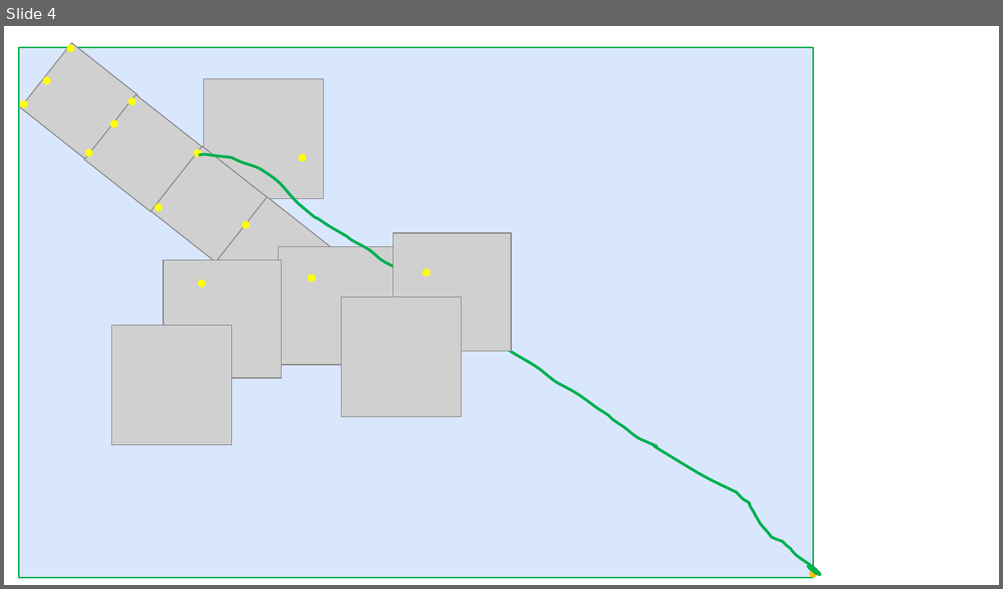
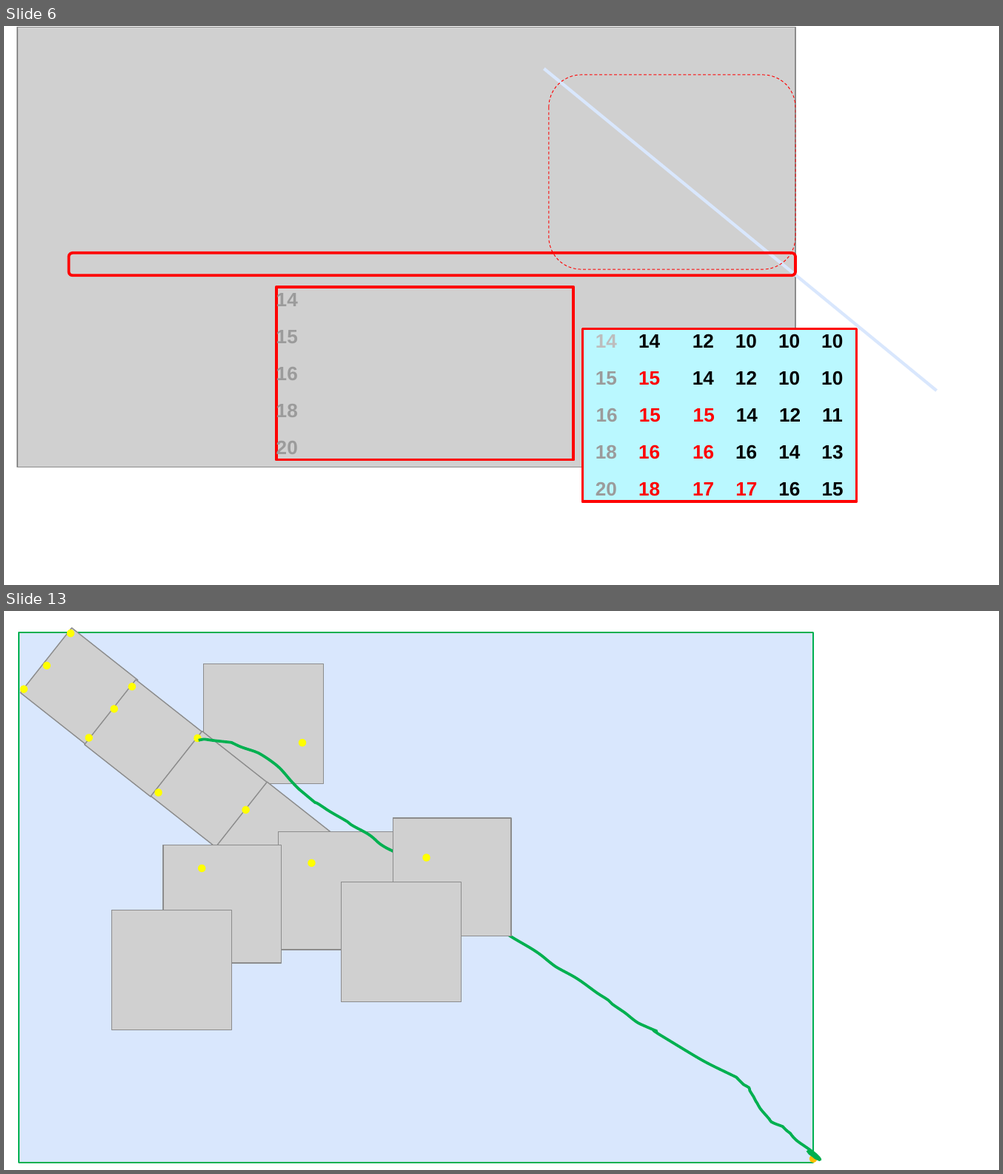
Before and after one commit to JCMoure/TiledWFA, a slide deck: TiledWFA.pptx. Shown one above the other, each under a label of ours: slide 4 before the commit, slides 6 and 13 after it; the slides between them are not shown. The pictures are 1003x589 and 1003x1174 pixels, drawn with LibreOffice and Linux fonts; fonts in the diff are those of the drawing; grey boxes stand for pictures; background and template pictures are left out. Boxes give left, top, right and bottom in pixels: in the first picture for what was removed or moved away, otherwise in the second. Text is boxed around its words. In the diff, an @@ line names an element or a change of style, - is before the commit and + after.

```diff
--- a/TiledWFA.pptx
+++ b/TiledWFA.pptx
@@ slide 6 added at bbox=[4, 26, 999, 585], background picture (left out) @@
@@ picture added at bbox=[17, 27, 794, 468] @@
@@ line added from (936, 391) to (544, 69), #D9E7FD 2.25 pt @@
@@ rounded rectangle added at bbox=[549, 75, 796, 269], outline #FF0000 0.5 pt dashed @@
@@ rounded rectangle added at bbox=[68, 252, 794, 275], outline #FF0000 2 pt @@
@@ rectangle added at bbox=[276, 287, 574, 460], outline #FF0000 2 pt, 14 pt, text #9B9B9B, bold @@
+14
+15
+16
+18
+20
@@ rectangle added at bbox=[582, 329, 855, 503], fill #BAF8FF, outline #FF0000 2 pt, 14 pt, text #000000, bold @@
+14 14 12 10 10 10
+15 15 14 12 10 10
+16 15 15 14 12 11
+18 16 16 16 14 13
+20 18 17 17 16 15
@@ what was slide 4 is now slide 13 @@
```
Also in this commit, not shown: 8 other slides added.
